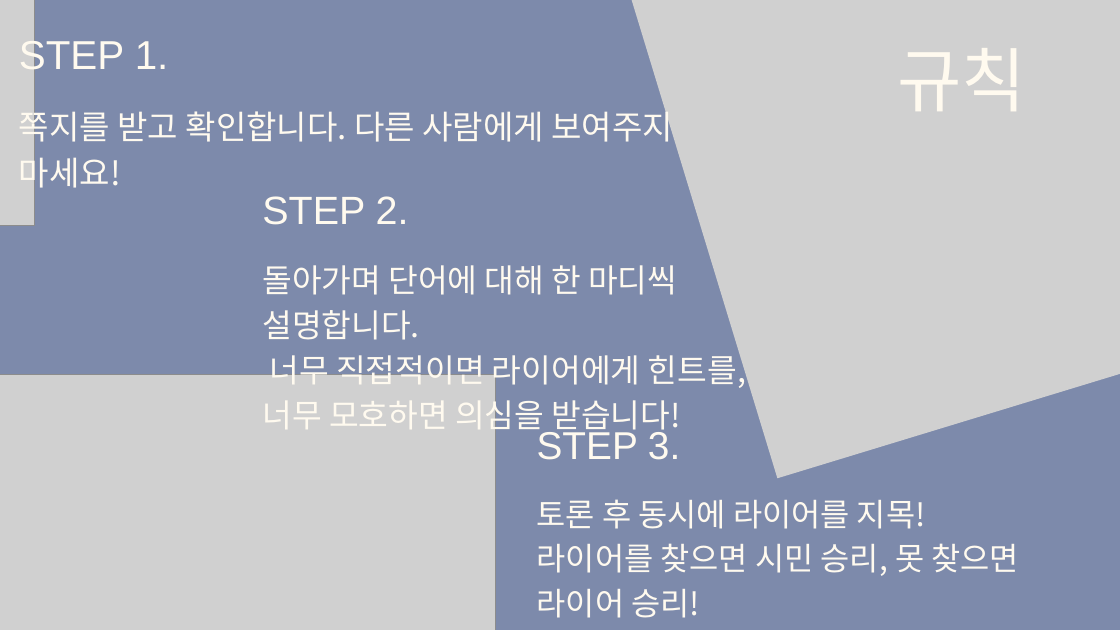
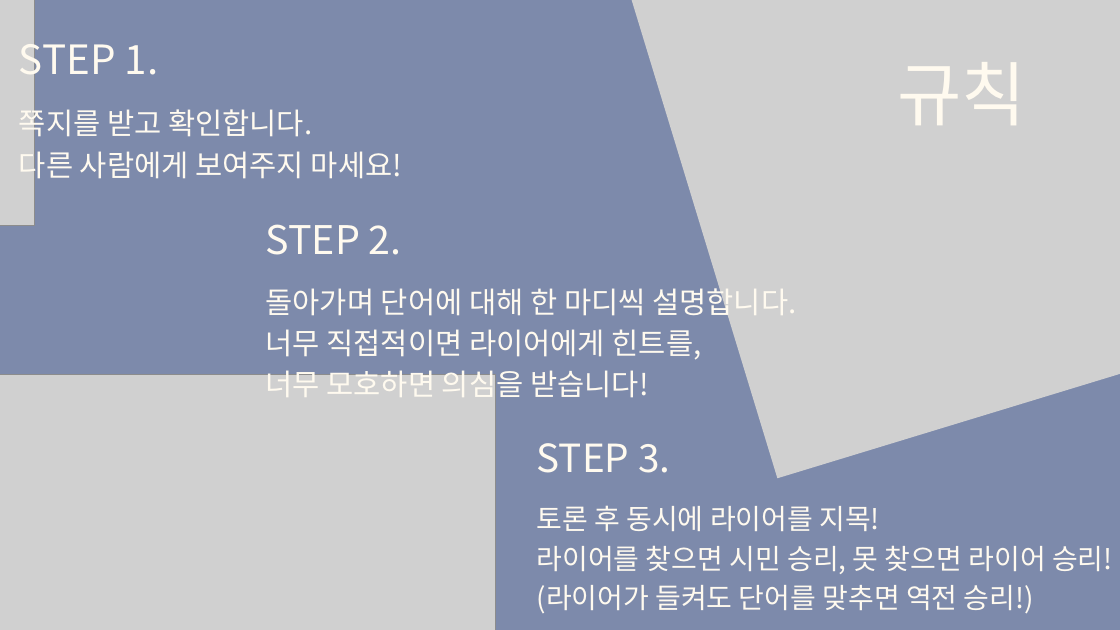
Before and after one commit to tkdgns25300/sunday_play, a slide deck: slide 2 of public/downloads/games/liar-game/rules.pptx. Drawn at 1120x630 pixels with LibreOffice and Linux fonts; fonts in the diff are those of the drawing; grey boxes stand for pictures. Boxes give left, top, right and bottom in pixels: in the first picture for what was removed or moved away, otherwise in the second. Text is boxed around its words. In the diff, an @@ line names an element or a change of style, - is before the commit and + after.

```diff
--- a/public/downloads/games/liar-game/rules.pptx
+++ b/public/downloads/games/liar-game/rules.pptx
@@ text "규칙": place and size @@
-text "규칙" at [897,48,1026,111]
+text "규칙" at [897,62,1026,125]
@@ text at [19,105,402,184]: text changed; size 42.5 to 38 pt @@
-쪽지를 받고 확인합니다. 다른 사람에게 보여주지 마세요!
+쪽지를 받고 확인합니다.
+다른 사람에게 보여주지 마세요!
@@ font Arial to Noto Sans CJK KR in 4 elements at [19,33,159,85], [537,443,670,473], [897,62,1026,125], [266,224,402,255] @@
@@ text "STEP 2.": place and size @@
-text "STEP 2." at [262,196,409,225]
+text "STEP 2." at [266,224,402,255]
@@ text "돌아가며 단어에 대해 한 마디씩 ...": place and size @@
-text "돌아가며 단어에 대해 한 마디씩 ..." at [262,265,746,436]
+text "돌아가며 단어에 대해 한 마디씩 ..." at [266,283,797,404]
@@ text "돌아가며 단어에 대해 한 마디씩 ..." at [266,283,797,404]: size 41.5 to 38 pt; line spacing 58.1pt to 53.2pt @@
@@ text "STEP 3.": place and size @@
-text "STEP 3." at [537,428,680,460]
+text "STEP 3." at [537,443,670,473]
@@ text "토론 후 동시에 라이어를 지목!": place and size @@
-text "토론 후 동시에 라이어를 지목!" at [537,499,1019,618]
+text "토론 후 동시에 라이어를 지목!" at [537,506,1113,613]
@@ text "토론 후 동시에 라이어를 지목!" at [537,506,1113,613]: size 40.8 to 36 pt; line spacing 57.1pt to 50.4pt @@
```
Also in this commit, not shown: 7 other slides changed, 3 other files.
